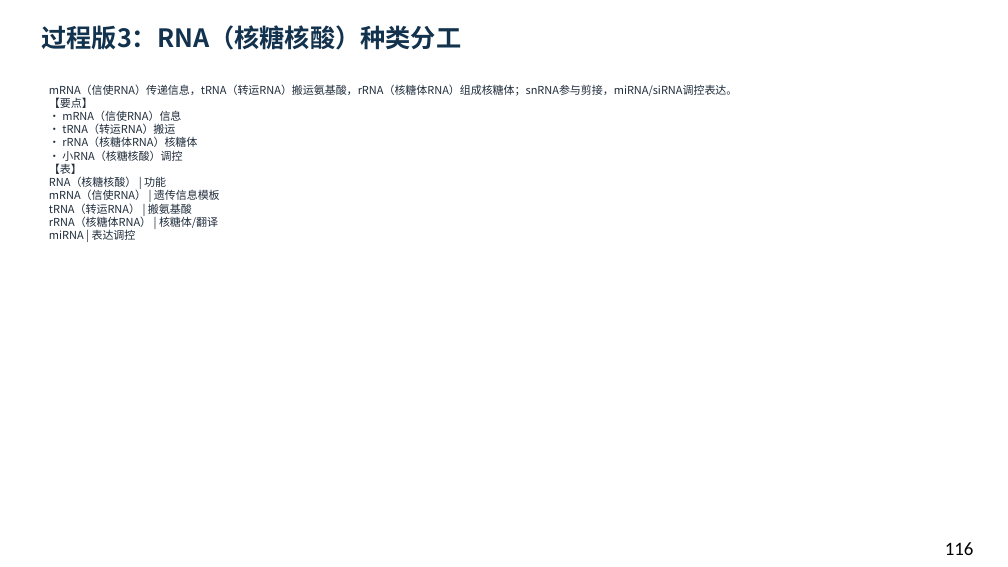
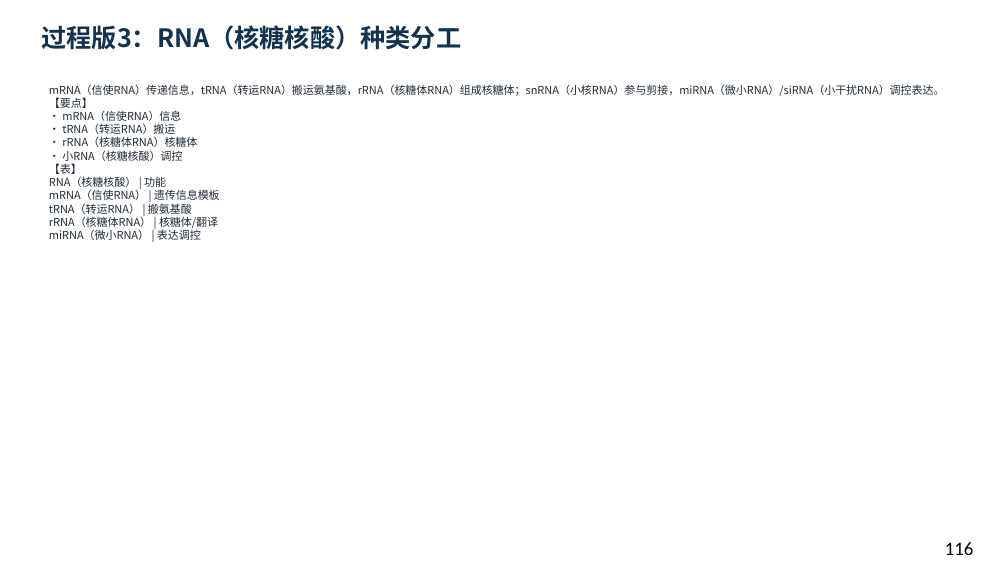
Before and after one commit to newkan-li/Biochemistry, a slide deck: slide 116 of downloads/bc11-ai-style.pptx. Drawn at 1008x567 pixels with LibreOffice and Linux fonts; fonts in the diff are those of the drawing. Boxes give left, top, right and bottom in pixels: in the first picture for what was removed or moved away, otherwise in the second. Text is boxed around its words. In the diff, an @@ line names an element or a change of style, - is before the commit and + after.

```diff
--- a/downloads/bc11-ai-style.pptx
+++ b/downloads/bc11-ai-style.pptx
@@ text at (49,84,945,240): text changed @@
-mRNA（信使RNA）传递信息，tRNA（转运RNA）搬运氨基酸，rRNA（核糖体RNA）组成核糖体；snRNA参与剪接，miRNA/siRNA调控表达。
-【要点】
-• mRNA（信使RNA）信息
-• tRNA（转运RNA）搬运
-• rRNA（核糖体RNA）核糖体
-• 小RNA（核糖核酸）调控
-【表】
-RNA（核糖核酸） | 功能
-mRNA（信使RNA） | 遗传信息模板
-tRNA（转运RNA） | 搬氨基酸
-rRNA（核糖体RNA） | 核糖体/翻译
-miRNA | 表达调控
+mRNA（信使RNA）传递信息，tRNA（转运RNA）搬运氨基酸，rRNA（核糖体RNA）组成核糖体；snRNA（小核RNA）参与剪接，miRNA（微小RNA）/siRNA（小干扰RNA）调控表达。
+【要点】
+• mRNA（信使RNA）信息
+• tRNA（转运RNA）搬运
+• rRNA（核糖体RNA）核糖体
+• 小RNA（核糖核酸）调控
+【表】
+RNA（核糖核酸） | 功能
+mRNA（信使RNA） | 遗传信息模板
+tRNA（转运RNA） | 搬氨基酸
+rRNA（核糖体RNA） | 核糖体/翻译
+miRNA（微小RNA） | 表达调控
```
Also in this commit, not shown: 51 other slides changed, 3 other files.
